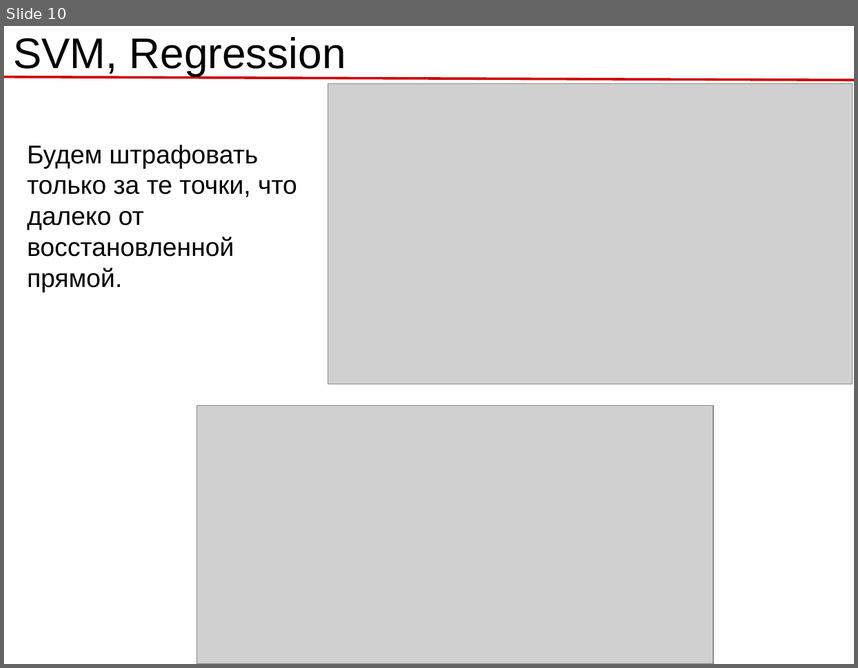
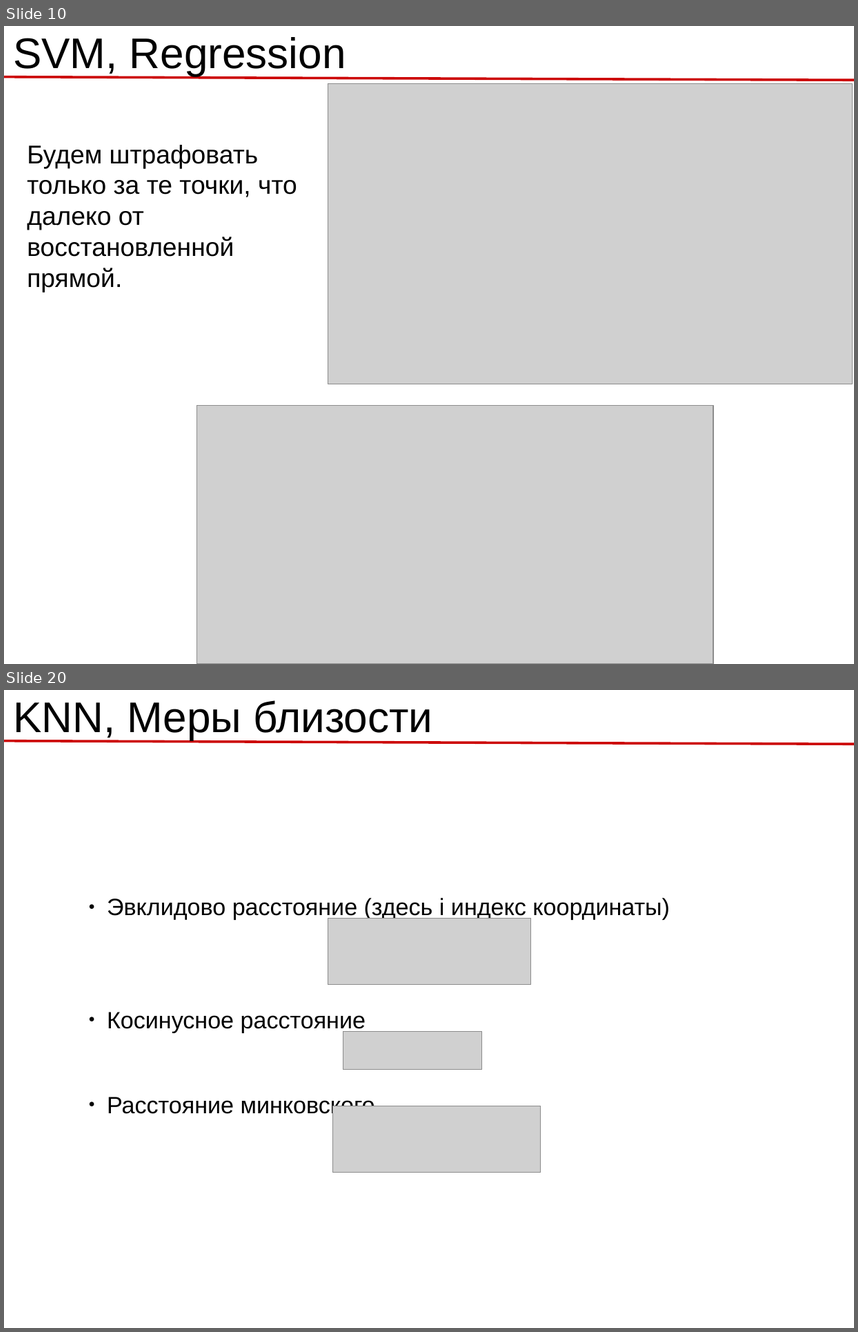
Before and after one commit to rykachevskiy/239, a slide deck: 4.Other_ml_models/4.1_Models.odp. Shown one above the other, each under a label of ours: slide 10 before the commit, slides 10 and 20 after it; the slides between them are not shown. The pictures are 858x668 and 858x1332 pixels, drawn with LibreOffice and Linux fonts; fonts in the diff are those of the drawing; grey boxes stand for pictures; background and template pictures are left out. Boxes give left, top, right and bottom in pixels: in the first picture for what was removed or moved away, otherwise in the second. Text is boxed around its words. In the diff, an @@ line names an element or a change of style, - is before the commit and + after.

```diff
--- a/4.Other_ml_models/4.1_Models.odp
+++ b/4.Other_ml_models/4.1_Models.odp
@@ slide 20 added at [4,690,854,1328], background #FFFFFF; not listed: 1 template element that a slide beside it also shows @@
@@ title added at [13,700,433,740], 40 pt, text #000000 @@
+KNN, Меры близости
@@ text added at [107,898,670,1114], 22 pt, text #000000 @@
+● Эвклидово расстояние (здесь i индекс координаты)
+● Косинусное расстояние
+● Расстояние минковского
@@ picture added at [328,918,531,985] @@
@@ picture added at [343,1031,482,1069] @@
@@ picture added at [333,1106,541,1172] @@
```
Also in this commit, not shown: 1 slide changed, 13 other slides added, 1 slide removed, 9 other files.
